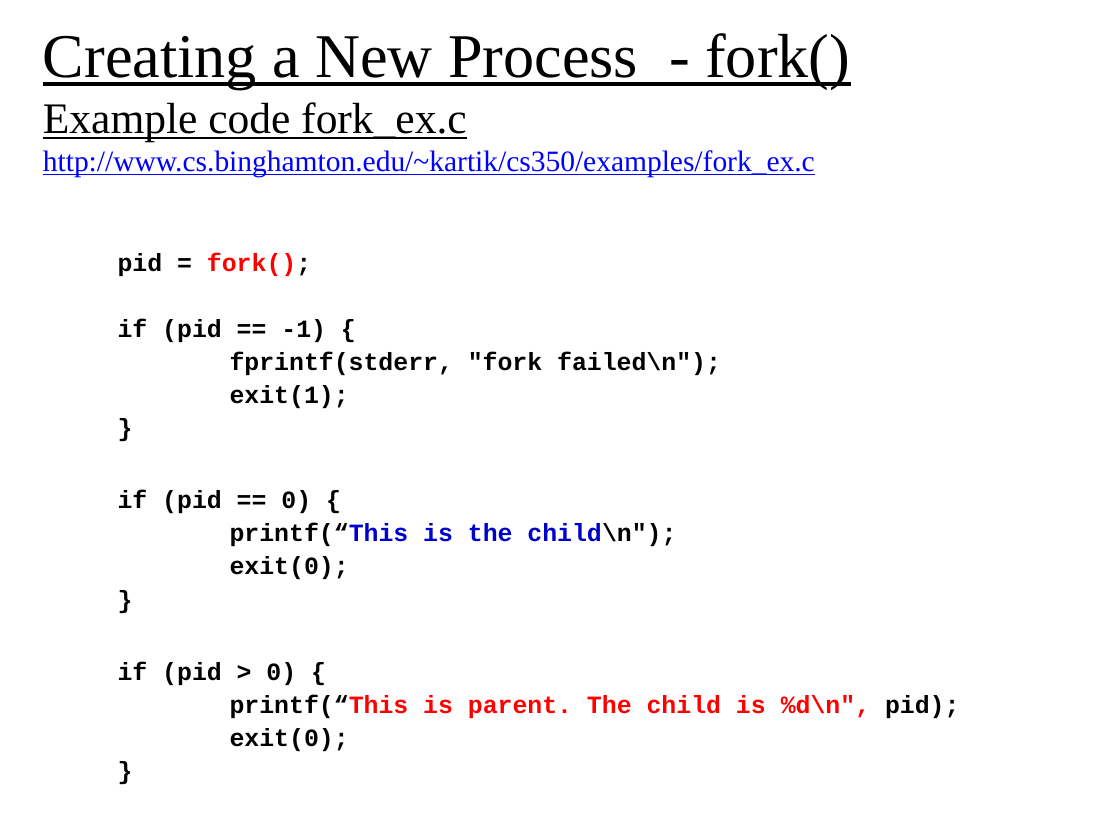
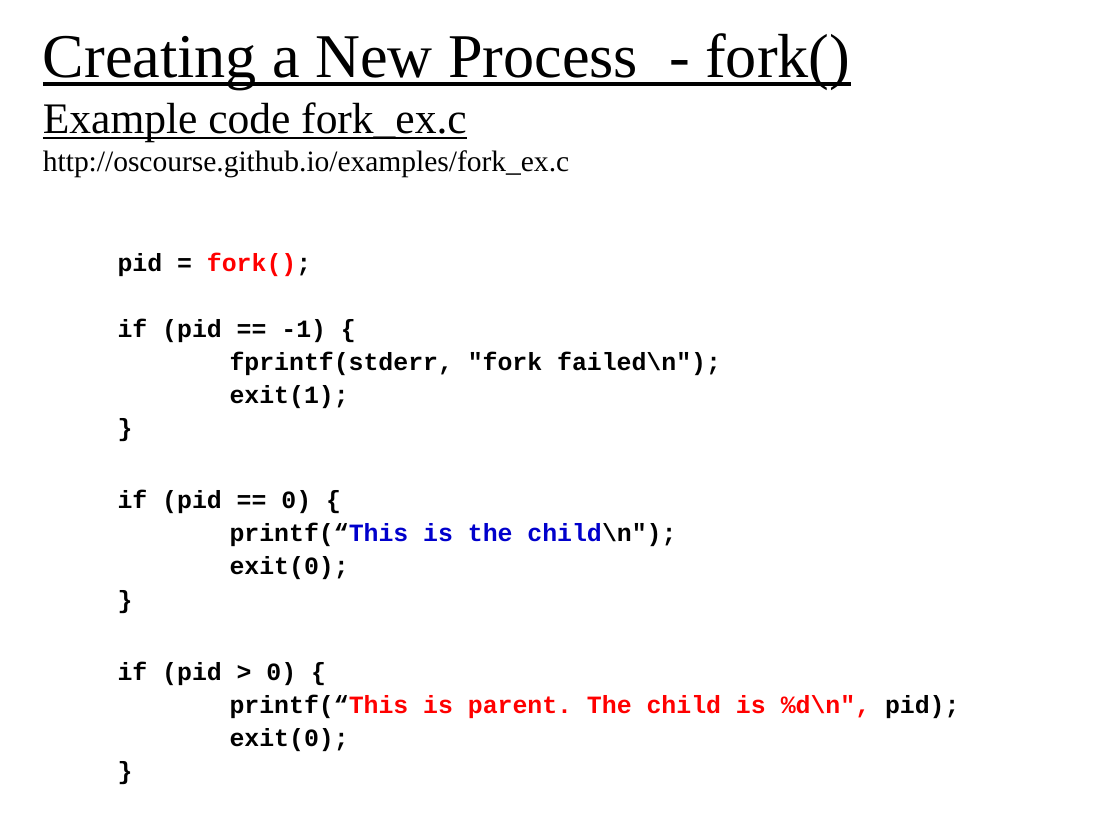
Before and after one commit to oscourse/oscourse.github.io, a slide deck: slide 7 of slides/processes.pptx. Drawn at 1120x840 pixels with LibreOffice and Linux fonts; fonts in the diff are those of the drawing. Boxes give left, top, right and bottom in pixels: in the first picture for what was removed or moved away, otherwise in the second. Text is boxed around its words. In the diff, an @@ line names an element or a change of style, - is before the commit and + after.

```diff
--- a/slides/processes.pptx
+++ b/slides/processes.pptx
@@ title at box(43, 150, 569, 177): text changed; text colour #0000FF to #000000 @@
-http://www.cs.binghamton.edu/~kartik/cs350/examples/fork_ex.c
+http://oscourse.github.io/examples/fork_ex.c
```
Also in this commit, not shown: 2 other slides changed, 1 other file.
